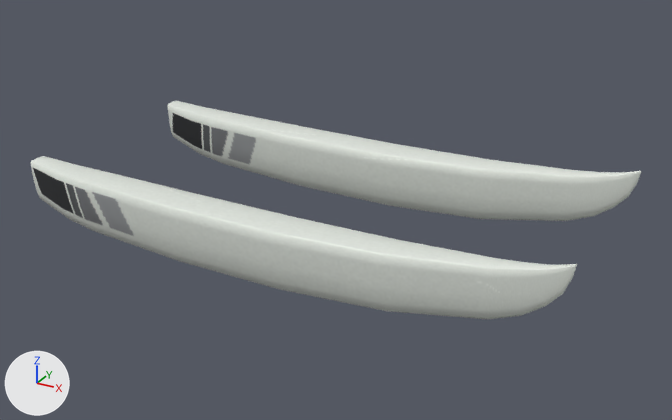
An edit to the glTF model viewer/assets/hobie-hulls.glb, drawn before and after from the same camera.
Both versions are drawn from a 50 mm lens placed at (3.88, -6.89, 3.4), pointed at (0.09, 0.0, -0.04). Arrows for +X, +Y and +Z are at lower left; the lights stay in place. The first picture is the older version.

Objects in the first picture: 'Port hull', 'Starboard hull'.
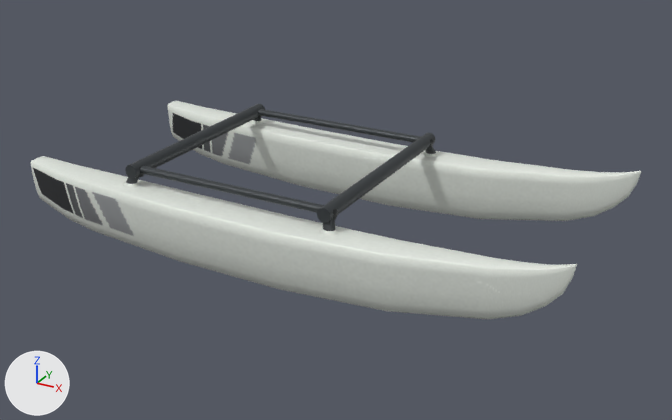
What differs and where, as boxes [x1, y1, x2, y2] in the pictures (672 x 420 px):
```json
{"object": "Hobie trampoline frame", "change": "added", "after": [122, 104, 439, 236]}
```

The change, as JSON lines over the scene's bpy script:
```json
{"op": "add", "block": "mat_frame_finishes", "code": ["mat_frame_finishes = bpy.data.materials.new('Frame finishes')", "mat_frame_finishes.use_nodes = True; mat_frame_finishes.node_tree.nodes.clear()", "_N = mat_frame_finishes.node_tree.nodes; _L = mat_frame_finishes.node_tree.links", "n0 = _N.new('ShaderNodeBsdfPrincipled'); n0.name = 'Principled BSDF'", "n0.inputs[1].default_value = 0.26  # 'Metallic'", "n0.inputs[2].default_value = 0.48  # 'Roughness'", "n1 = _N.new('ShaderNodeOutputMaterial'); n1.name = 'Material Output'", "n2 = _N.new('ShaderNodeVertexColor'); n2.name = 'Color Attribute'", "_L.new(n0.outputs[0], n1.inputs[0])  # 'BSDF' to 'Surface'", "_L.new(n2.outputs[0], n0.inputs[0])  # 'Color' to 'Base Color'"]}
{"op": "add", "block": "me_hobie_trampoline_frame", "code": ["me_hobie_trampoline_frame = bpy.data.meshes.new('Hobie trampoline frame')", "me_hobie_trampoline_frame.from_pydata(...)  # 592 vertices, 1104 faces; spans x -1.53..0.68, y -1.08..1.08, z 0.25..0.47", "me_hobie_trampoline_frame.materials.append(mat_frame_finishes)"]}
{"op": "add", "block": "ob_hobie_trampoline_frame", "code": ["ob_hobie_trampoline_frame = bpy.data.objects.new('Hobie trampoline frame', me_hobie_trampoline_frame)", "ob_hobie_trampoline_frame.location = (0.0, 0.0, 0.0)"]}
```
